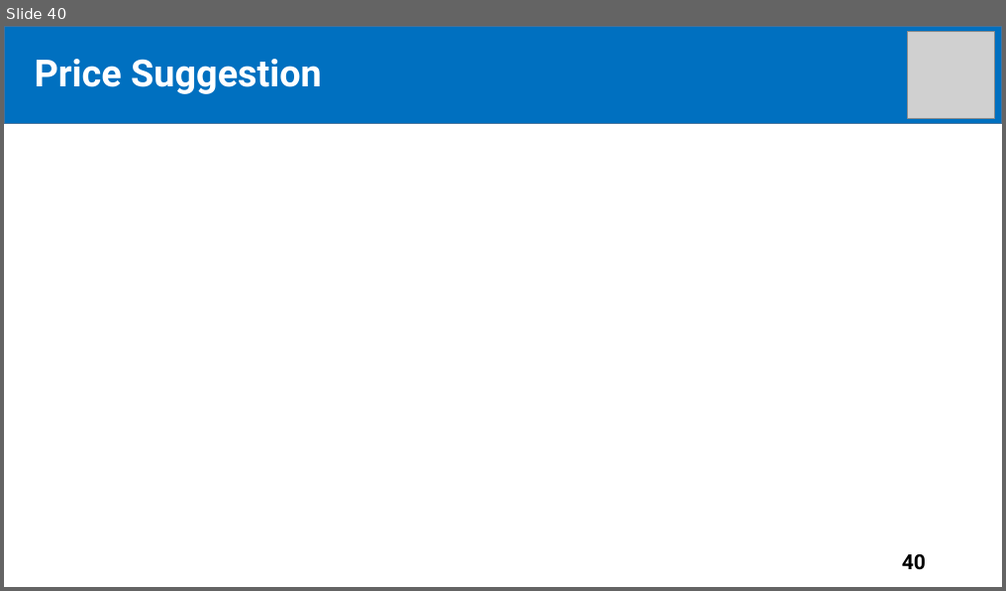
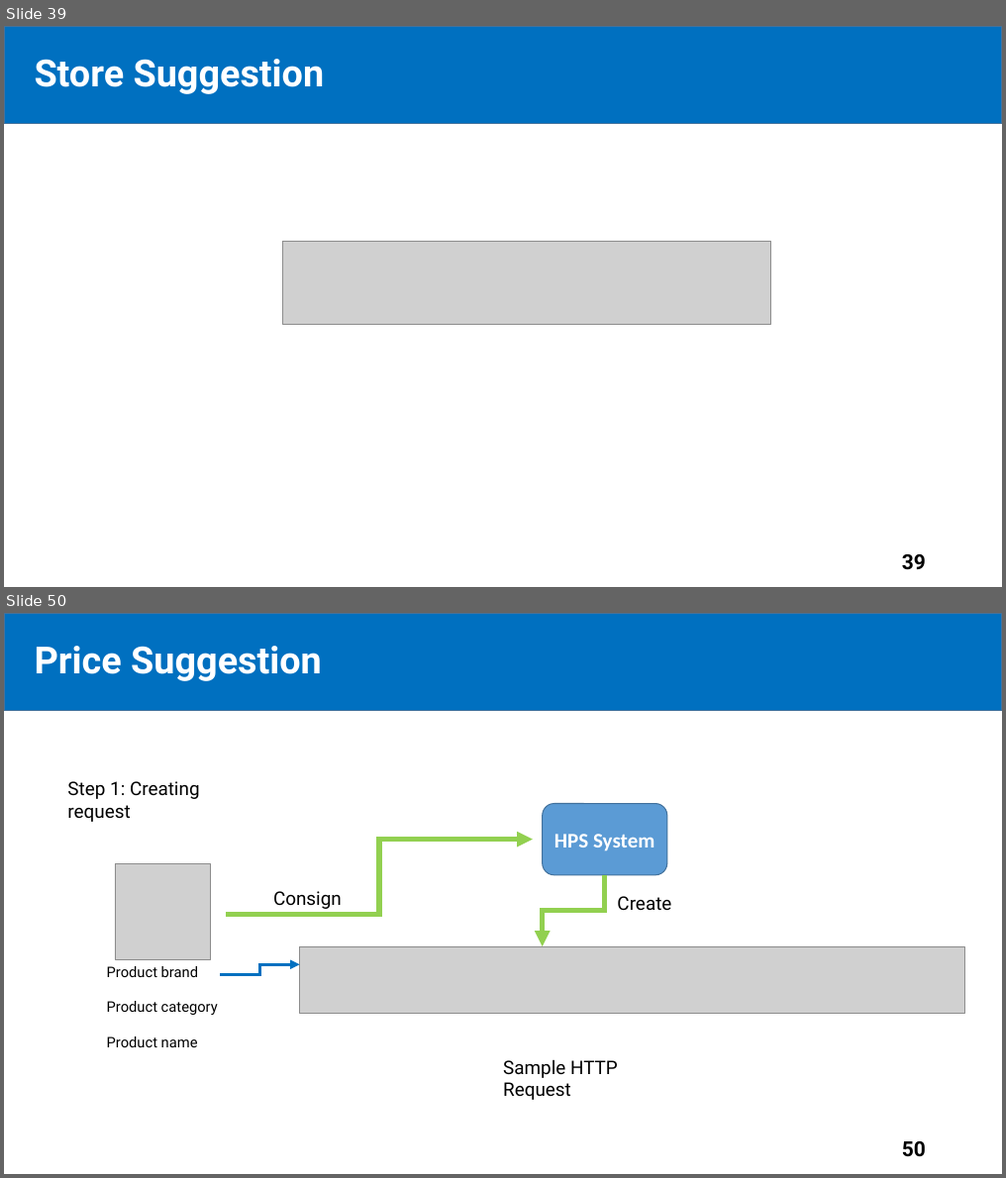
Before and after one commit to tiendan3108/CP, a slide deck: Source/Presentation/PreFinalPresentation.pptx. Shown one above the other, each under a label of ours: slide 40 before the commit, slides 39 and 50 after it; the slides between them are not shown. The pictures are 1006x591 and 1006x1178 pixels, drawn with LibreOffice and Linux fonts; fonts in the diff are those of the drawing; grey boxes stand for pictures. Boxes give left, top, right and bottom in pixels: in the first picture for what was removed or moved away, otherwise in the second. Text is boxed around its words. In the diff, an @@ line names an element or a change of style, - is before the commit and + after.

```diff
--- a/Source/Presentation/PreFinalPresentation.pptx
+++ b/Source/Presentation/PreFinalPresentation.pptx
@@ slide 50 added at bbox=[4, 613, 1002, 1174], background #FFFFFF @@
@@ rectangle added at bbox=[4, 613, 1002, 710], fill #0070C0, outline #43739E 1 pt @@
@@ text added at bbox=[35, 646, 322, 681], 36 pt, text #FFFFFF, bold @@
+Price Suggestion
@@ title added at bbox=[61, 651, 209, 681], 44 pt, text #FFFFFF, bold @@
+Outline
@@ text added at bbox=[67, 781, 200, 822], 18 pt, text #000000 @@
+Step 1: Creating request
@@ rounded rectangle added at bbox=[543, 804, 667, 875], fill #5B9BD5, outline #43739E 1 pt, 20 pt, text #FFFFFF, bold @@
+HPS System
@@ elbow arrow added from (227, 915) to (533, 839), #92D050 5 pt @@
@@ picture added at bbox=[115, 863, 211, 959] @@
@@ elbow arrow added from (605, 875) to (543, 947), #92D050 5 pt @@
@@ text added at bbox=[273, 891, 342, 909], 18 pt, text #000000 @@
+Consign
@@ text added at bbox=[617, 896, 671, 911], 18 pt, text #000000 @@
+Create
@@ text added at bbox=[107, 966, 218, 1048], 14 pt, text #000000 @@
+Product brand
+Product category
+Product name
@@ elbow arrow added from (221, 974) to (300, 964), #0070C0 3 pt @@
@@ picture added at bbox=[300, 947, 965, 1014] @@
@@ text added at bbox=[503, 1060, 618, 1100], 18 pt, text #000000 @@
+Sample HTTP Request
@@ page number added at bbox=[902, 1142, 926, 1157], 20 pt, text #000000, bold @@
+50
@@ what was slide 40 is now slide 39 @@
@@ slide 39 changed as well @@
@@ picture removed at bbox=[908, 31, 994, 118] @@
@@ text at bbox=[35, 59, 325, 94]: text changed @@
-Price Suggestion
+Store Suggestion
@@ picture added at bbox=[282, 241, 770, 324] @@
@@ page number at bbox=[902, 555, 926, 570]: text changed @@
-40
+39
```
Also in this commit, not shown: 3 other slides changed, 26 other slides added, 2 slides removed.
